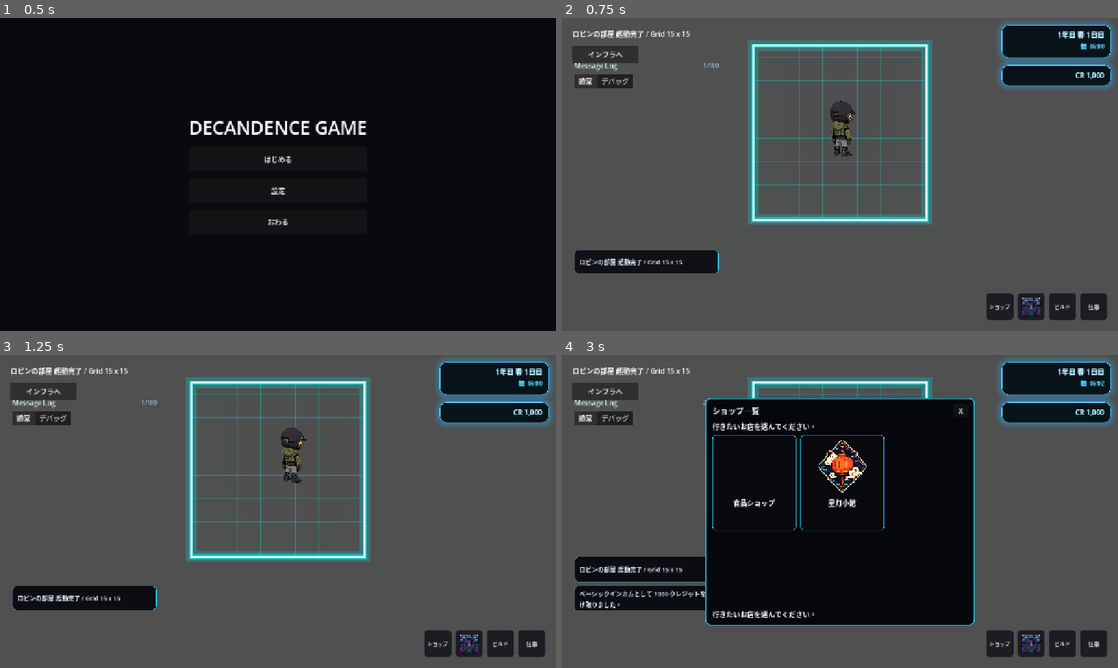
Above: before the commit, frames 1-4 (two rows, left to right).
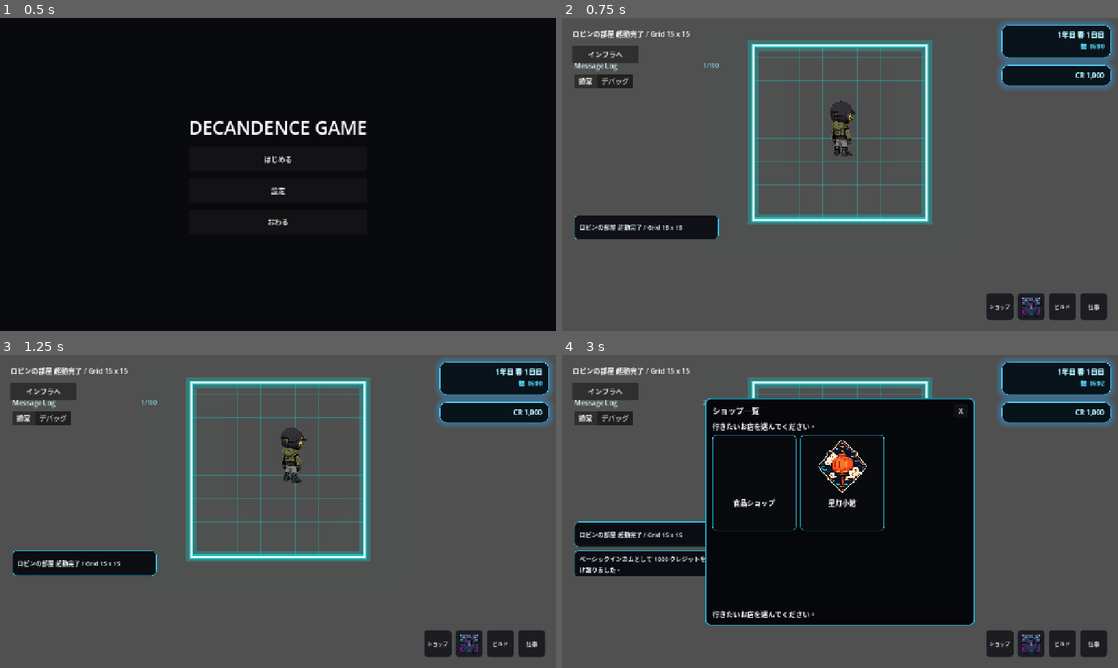
Above: after the commit, the same moments.

Repository: grimoire1089-coder/optimistic
Game: Godot game, scene res://Scenes/Boot/TitleScene.tscn
Two runs of this game, one before a commit and one after it. Both use one fixed random seed, a clock stepped at 60 frames per second and the inputs below. Sound files missing from this copy of the repository are replaced by a short silence.
Inputs (mouse positions are in pixels of both pictures, inside the frame that each line leads up to):
- Up to frame 1 (0.5 s): no input
- Up to frame 2 (0.75 s): click "はじめる" at 0.5 s
- Up to frame 3 (1.25 s): no input
- Up to frame 4 (3 s): click "ショップ" at 1.25 s; click (756, 483) at 2.02 s; click "戻る" at 2.75 s

Frame 1 is identical in both runs. In frame 2, 3.8% of the frame differs, in the area x 2-29%, y 63-82%; in frame 3, 4.0%; in frame 4, 5.0%, in the area x 2-26%, y 53-82%.

Commit message:
Shorten message log to keep bottom clear

Diff:
--- a/Scenes/UI/HUD/MessageLogPanel.tscn
+++ b/Scenes/UI/HUD/MessageLogPanel.tscn
@@ -12,12 +12,12 @@
 corner_radius_bottom_left = 14
 
 [node name="MessageLogPanel" type="PanelContainer"]
-custom_minimum_size = Vector2(356, 512)
+custom_minimum_size = Vector2(356, 432)
 anchors_preset = 0
 offset_left = 16.0
 offset_top = 88.0
 offset_right = 372.0
-offset_bottom = 600.0
+offset_bottom = 520.0
 theme_override_styles/panel = SubResource("StyleBoxFlat_message_log_panel")
 script = ExtResource("1_message_log")
 notice_sfx = ExtResource("2_notice_sfx")
@@ -68,7 +68,7 @@
 
 [node name="ScrollContainer" type="ScrollContainer" parent="MarginContainer/Rows"]
 unique_name_in_owner = true
-custom_minimum_size = Vector2(0, 402)
+custom_minimum_size = Vector2(0, 322)
 layout_mode = 2
 size_flags_horizontal = 3
 size_flags_vertical = 3
@@ -76,7 +76,7 @@
 
 [node name="MessageList" type="VBoxContainer" parent="MarginContainer/Rows/ScrollContainer"]
 unique_name_in_owner = true
-custom_minimum_size = Vector2(0, 402)
+custom_minimum_size = Vector2(0, 322)
 layout_mode = 2
 size_flags_horizontal = 3
 size_flags_vertical = 3
